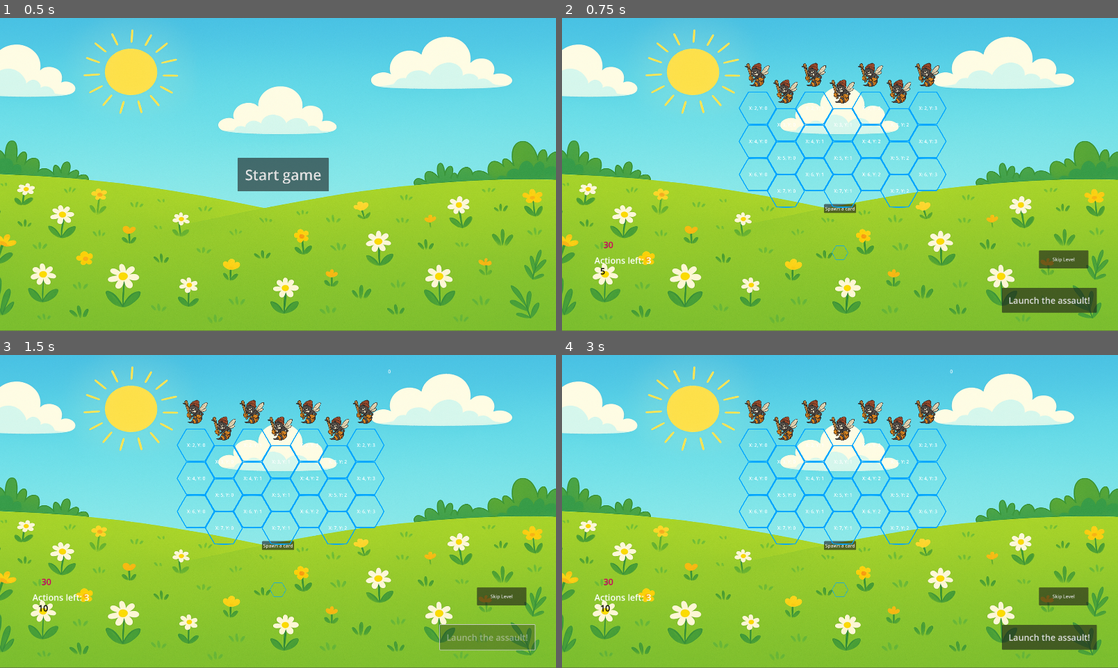
Above: before the commit, frames 1-4 (two rows, left to right).
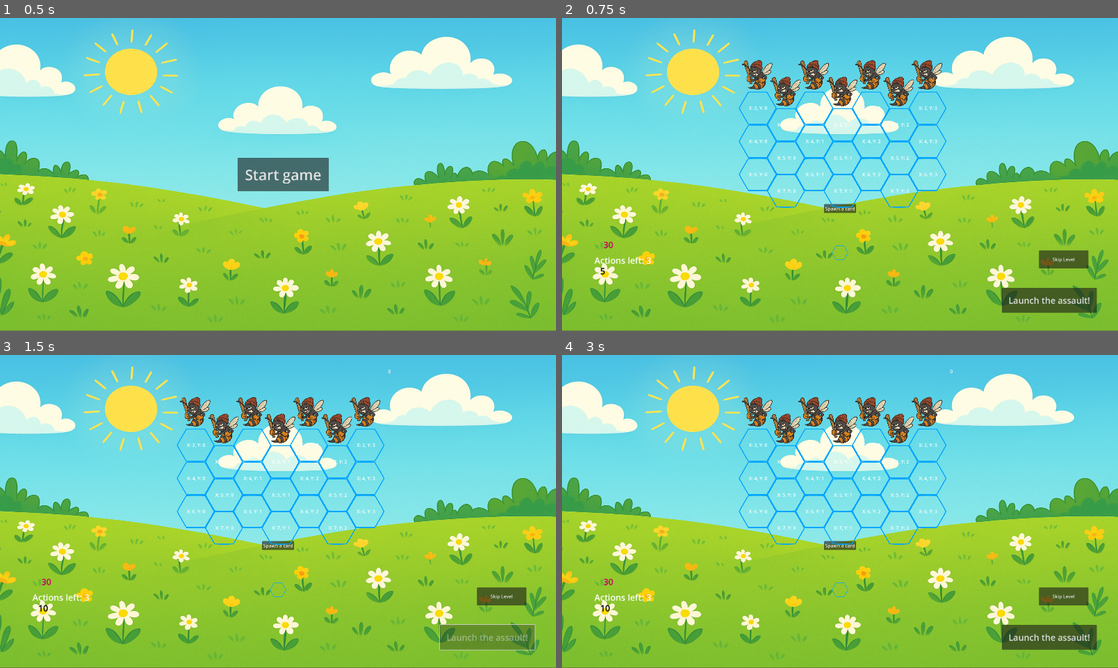
Above: after the commit, the same moments.

Repository: tysia2512/buzzco
Game: Godot game, scene res://scenes/main.tscn
Same seed, same stepped clock (60 frames per second), same inputs: the game is played once before the commit and once after it.
Inputs:
- Up to frame 1 (0.5 s): no input
- Up to frame 2 (0.75 s): click "Start game" at 0.5 s
- Up to frame 3 (1.5 s): click "Launch the assault!" at 1.25 s
- Up to frame 4 (3 s): click "Skip Level" at 2 s; click "Start level 2" at 2.75 s

Frame 1 is identical in both runs. In frame 2, 1.7% of the frame differs, in the area x 32-69%, y 13-29%; in frame 3, 1.7%; in frame 4, 1.7%.

Commit message:
Sclae enemies

Diff:
--- a/scenes/generic_enemy.tscn
+++ b/scenes/generic_enemy.tscn
@@ -4,3 +4,13 @@
 
 [node name="GenericEnemy" type="Node2D"]
 script = ExtResource("1_8fubi")
+
+[node name="HealthDisplay" type="Node2D" parent="."]
+
+[node name="TextureProgressBar" type="TextureProgressBar" parent="HealthDisplay"]
+offset_right = 40.0
+offset_bottom = 40.0
+
+[node name="Label" type="Label" parent="HealthDisplay"]
+offset_right = 40.0
+offset_bottom = 23.0
--- a/scripts/enemy.gd
+++ b/scripts/enemy.gd
@@ -14,3 +14,7 @@
 	sprite.modulate = Color.DARK_ORANGE
 	await get_tree().create_timer(0.5).timeout
 	sprite.modulate = m
+
+func get_scale_to_fit(w: float, h: float) -> float:
+	var size = get_texture_size()
+	return min(w / size.x, h / size.y)
--- a/scripts/grid.gd
+++ b/scripts/grid.gd
@@ -104,7 +104,8 @@
 			add_child(tile)
 			tile.set_enemy(enemy)
 			tile.position = get_coord(row, i)
-			tile.scale = Vector2(0.3, 0.3)
+			var best_scale = enemy.get_scale_to_fit(tile_width, tile_height)
+			tile.scale = Vector2(best_scale, best_scale)
 			tile.set_grid_position(row, i)
 			tile.visible = true
 			enemies_rows[row][i] = tile
